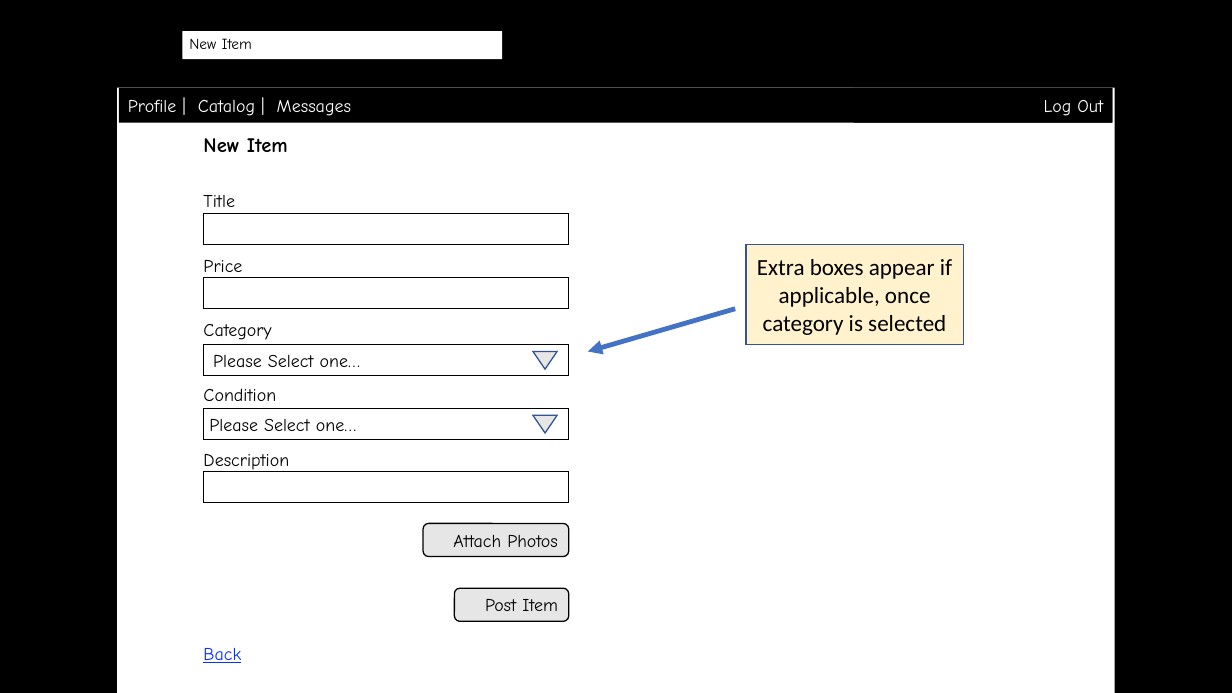
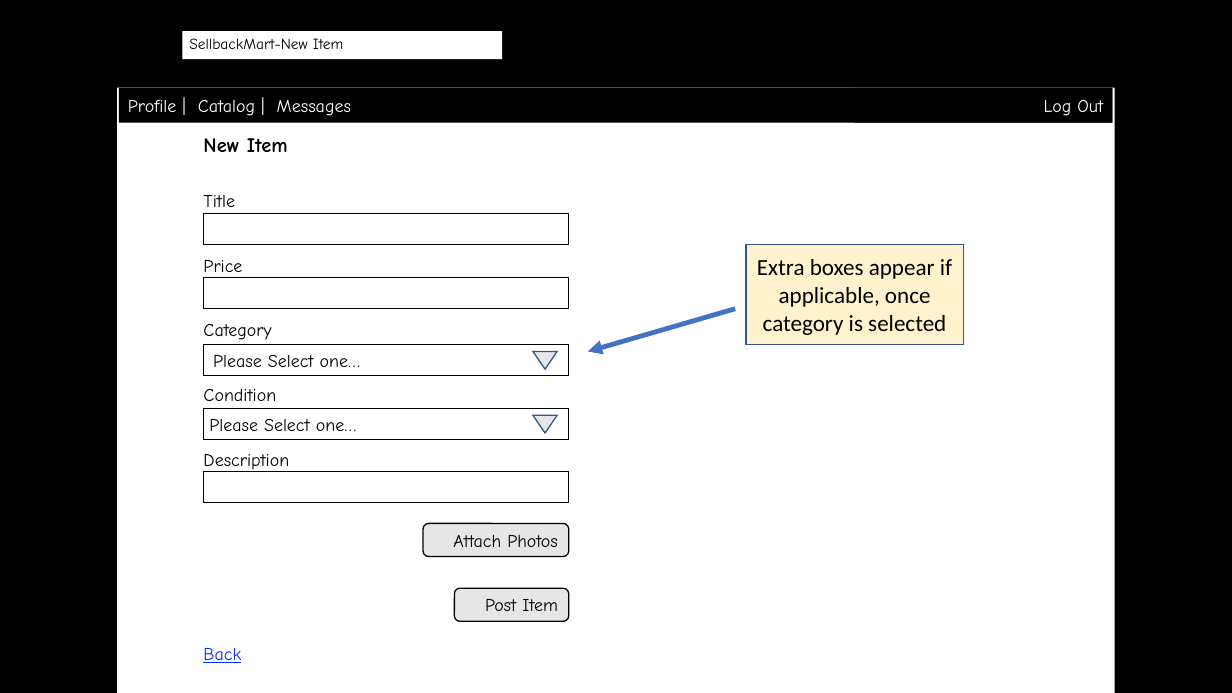
Before and after one commit to byllynho/SellBackMart, a slide deck: slide 8 of docs/wireframes/wireframes.pptx (slide 5 before the commit). Drawn at 1232x693 pixels with LibreOffice and Linux fonts; fonts in the diff are those of the drawing; background and template pictures are left out. Boxes give left, top, right and bottom in pixels: in the first picture for what was removed or moved away, otherwise in the second. Text is boxed around its words. In the diff, an @@ line names an element or a change of style, - is before the commit and + after.

```diff
--- a/docs/wireframes/wireframes.pptx
+++ b/docs/wireframes/wireframes.pptx
@@ text at bbox=[189, 38, 343, 49]: text changed @@
-New Item
+SellbackMart-New Item
```
Also in this commit, not shown: 10 other slides changed, 3 slides added.
